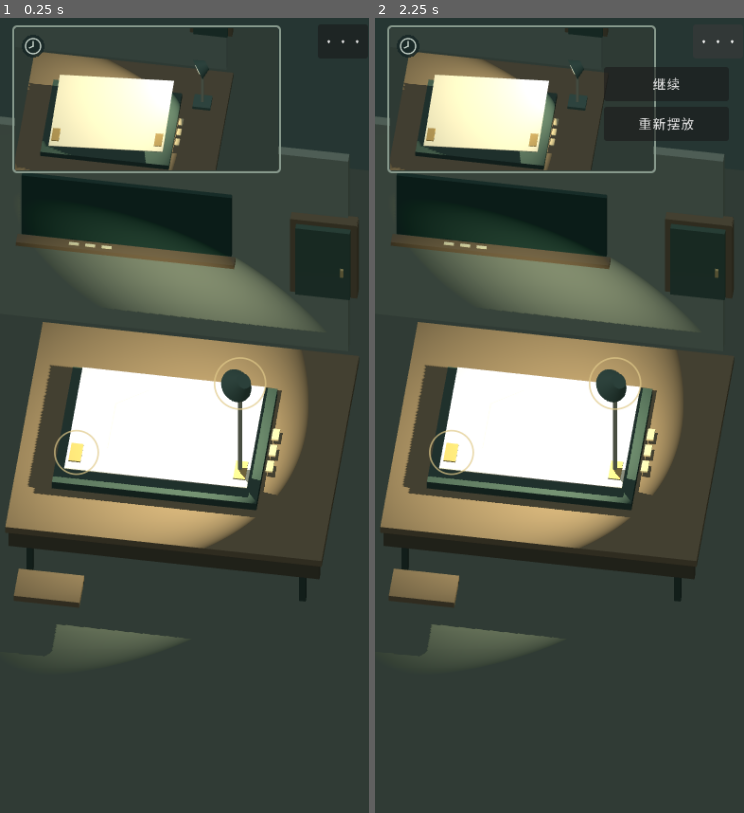
Above: before the commit, frames 1-2 (left to right).
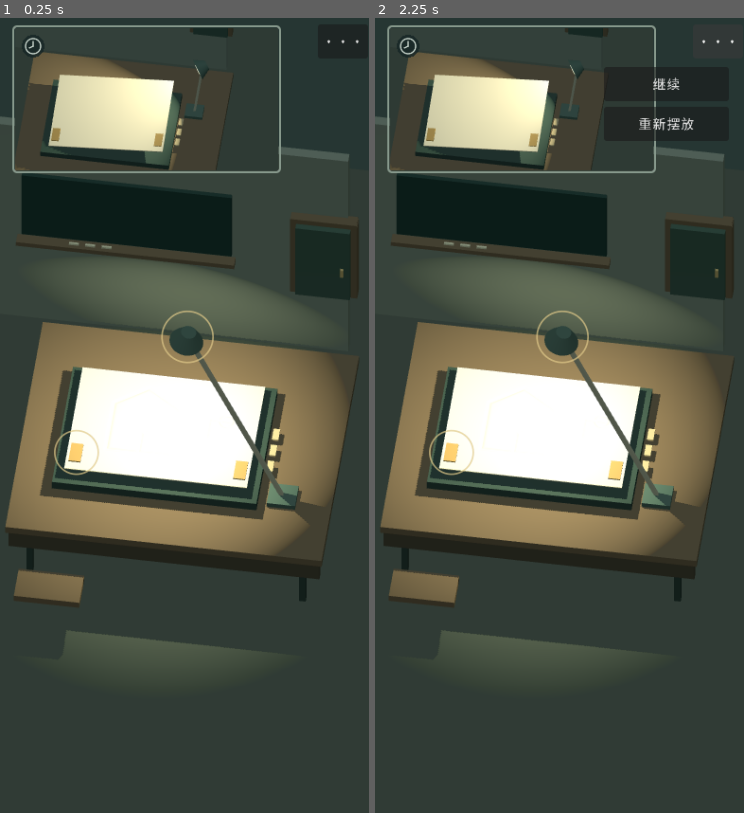
Above: after the commit, the same moments.

Repository: zhu607705-coder/7-55
Game: Godot game, scene res://scenes/raking_light.tscn
The game is run twice, just before and just after one commit, with the same random seed, the same clock (stepped at 60 frames per second) and the same inputs.
Inputs:
- Up to frame 1 (0.25 s): no input
- Up to frame 2 (2.25 s): click "···" at 0.5 s; click "重新摆放" at 1.25 s; click "···" at 2 s

The runs differ from the first frame. In frame 1, 15% of the frame differs, in the area x 4-94%, y 5-81%; in frame 2, 15%.

Commit message:
Require visible grooves for observation and validate unclipped normal versus grazing light

Diff:
--- a/godot_native/samples/raking_light/scripts/raking_model.gd
+++ b/godot_native/samples/raking_light/scripts/raking_model.gd
@@ -3,7 +3,7 @@
 const HOLD_SECONDS := 1.4
 var paper_tilt := Vector2.ZERO
 var lamp_azimuth := 28.0
-var lamp_elevation := 55.0
+var lamp_elevation := 80.0
 var owners: Dictionary = {}
 var stable_time := 0.0
 var quiet_time := 0.0
@@ -28,7 +28,7 @@
 			if delta.length()>0.25: paper_moved=true; quiet_time=0; stable_time=0
 		"lamp":
 			lamp_azimuth=clampf(lamp_azimuth+delta.x*0.40,-145,145)
-			lamp_elevation=clampf(lamp_elevation-delta.y*0.30,8,65)
+			lamp_elevation=clampf(lamp_elevation-delta.y*0.50,8,82)
 			if delta.length()>0.25: lamp_moved=true; quiet_time=0; stable_time=0
 
 func release(id: int) -> void:
@@ -50,7 +50,7 @@
 
 func reset() -> void:
 	cancel_all()
-	paper_tilt=Vector2.ZERO; lamp_azimuth=28; lamp_elevation=55
+	paper_tilt=Vector2.ZERO; lamp_azimuth=28; lamp_elevation=80
 	completed=false; completion_count=0; suspended=false
 	paper_moved=false; lamp_moved=false
 
--- a/godot_native/samples/raking_light/scripts/raking_view.gd
+++ b/godot_native/samples/raking_light/scripts/raking_view.gd
@@ -83,9 +83,33 @@
 	# Recorded lighting is immutable. It is not a control for the current lamp.
 	recorded_world.update_scene(Vector2(9,-6),-28,18,0,false)
 	metrics=current_world.visibility_metrics()
+	# A lit groove hidden behind the historical window is not an observation.
+	# Keep physical illumination unchanged, but require enough of the actual
+	# projected groove samples to remain unobscured in the current view as well.
+	metrics["world_coverage"]=metrics.get("coverage",0.0)
+	metrics["screen_coverage"]=_visible_groove_ratio()
+	metrics["coverage"]=minf(metrics.world_coverage,metrics.screen_coverage)
 	model.update(delta,metrics)
 
 	queue_redraw()
+
+func _visible_groove_ratio() -> float:
+	if not current_image.is_visible_in_tree() or current_world.groove_probes.is_empty(): return 0.0
+	# Startup/minimized windows can briefly have no usable layout at all.
+	if current_rect.size.x<=0 or current_rect.size.y<=0 or size.x<=0 or size.y<=0: return 0.0
+	var visible_count:=0.0
+	for probe: Dictionary in current_world.groove_probes:
+		var p: Vector2=probe.p
+		var world_point: Vector3=current_world.paper_pivot.to_global(Vector3(p.x,World.groove_height(p),p.y))
+		var screen: Vector2=current_rect.position+current_world.screen_point(world_point)
+		if not current_rect.has_point(screen) or not Rect2(Vector2.ZERO,size).has_point(screen): continue
+		if history_image.is_visible_in_tree() and history_rect.size.x>0 and history_rect.size.y>0 and history_rect.grow(3).has_point(screen): continue
+		var blocked:=false
+		for button: Button in [menu_button,resume,retry,cancel]:
+			if button and button.is_visible_in_tree() and button.get_global_rect().has_point(screen):
+				blocked=true; break
+		if not blocked: visible_count+=1.0
+	return visible_count/current_world.groove_probes.size()
 
 func paper_polygon() -> PackedVector2Array:
 	var points := PackedVector2Array()
--- a/godot_native/samples/raking_light/scripts/raking_world.gd
+++ b/godot_native/samples/raking_light/scripts/raking_world.gd
@@ -63,7 +63,7 @@
 	shade.mesh=cone; shade.material_override=lamp_material; shade.rotation.x=PI*0.5; lamp_head.add_child(shade)
 	var bulb := material(Color("fff2c2")); bulb.emission_enabled=true; bulb.emission=Color("ffe4a2")*1.2
 	box("VisibleBulb",Vector3(0,0,-0.155),Vector3(0.28,0.14,0.03),bulb,lamp_head)
-	lamp=SpotLight3D.new(); lamp.name="ActualRakingLamp"; lamp.light_color=Color("ffe8b7"); lamp.light_energy=3.0
+	lamp=SpotLight3D.new(); lamp.name="ActualRakingLamp"; lamp.light_color=Color("ffe8b7"); lamp.light_energy=1.4
 	lamp.spot_range=7.0; lamp.spot_angle=51.0; lamp.spot_attenuation=0.35; lamp.spot_angle_attenuation=0.4
 	lamp.shadow_enabled=true; lamp.shadow_bias=0.1; lamp.shadow_normal_bias=1.0
 	lamp.position=Vector3(0,0,-0.22); lamp_head.add_child(lamp)
@@ -138,9 +138,10 @@
 	paper_pivot.position.y=maxf(PAPER_CENTER.y,0.33-lowest)
 	var lamp_point := paper_pivot.position+Vector3(cos(az)*cos(el),sin(el),sin(az)*cos(el))*2.95
 	lamp_head.position=lamp_point; lamp_head.look_at(paper_pivot.position)
-	lamp_base.position=Vector3(lamp_point.x,0.07,lamp_point.z)
+	lamp_base.position=Vector3(PAPER_CENTER.x+cos(az)*2.60,0.07,PAPER_CENTER.z+sin(az)*2.0)
 	lamp_arm.position=(lamp_point+lamp_base.position)*0.5
-	lamp_arm.scale.y=lamp_point.y-lamp_base.position.y
+	lamp_arm.basis=Basis(Quaternion(Vector3.UP,(lamp_point-lamp_base.position).normalized()))
+	lamp_arm.scale.y=lamp_point.distance_to(lamp_base.position)
 	for i: int in range(pins.size()): pins[i].position.y=0.16+0.18*clampf(progress*3.0-i,0,1)
 	door_hinge.rotation.y=move_toward(door_hinge.rotation.y,deg_to_rad(-82.0) if complete else 0.0,maxf(delta,0)*1.4)
 
--- a/godot_native/samples/raking_light/tests/capture_raking_light.gd
+++ b/godot_native/samples/raking_light/tests/capture_raking_light.gd
@@ -25,7 +25,7 @@
 			shade=view.lamp_hit_point(); touch(1,shade,true)
 		if frame==111:
 			check(view.model.owners.get(0)=="paper" and view.model.owners.get(1)=="lamp","two physical objects retain separate touch owners")
-		if frame>110 and frame<=230: drag(1,shade+Vector2(-140,123)*float(frame-110)/120.0)
+		if frame>110 and frame<=230: drag(1,shade+Vector2(-140,124)*float(frame-110)/120.0)
 		if frame==235: touch(0,last[0],false); touch(1,last[1],false)
 		if frame==300:
 			print("RAKING_POSE ",view.model.paper_tilt," ",view.model.lamp_azimuth," ",view.model.lamp_elevation," metrics=",view.metrics)
--- a/godot_native/samples/raking_light/tests/test_raking_input.gd
+++ b/godot_native/samples/raking_light/tests/test_raking_input.gd
@@ -38,8 +38,8 @@
 	check(not view.model.owners.has(2) and view.model.owners.get(0)=="paper","Second paper finger cannot steal the first owner's object")
 	var end_paper: Vector2=paper+Vector2(-38,-56)
 	await drag(0,paper,end_paper)
-	check(view.model.paper_tilt.distance_to(Vector2(8.96,-6.08))<0.01 and is_equal_approx(view.model.lamp_elevation,55),"Paper gesture changes only its real tilt")
-	var end_lamp: Vector2=lamp+Vector2(-140,130)
+	check(view.model.paper_tilt.distance_to(Vector2(8.96,-6.08))<0.01 and is_equal_approx(view.model.lamp_elevation,80),"Paper gesture changes only its real tilt")
+	var end_lamp: Vector2=lamp+Vector2(-140,128)
 	await drag(1,lamp,end_lamp)
 	check(view.model.owners.size()==2 and is_equal_approx(view.model.lamp_azimuth,-28) and is_equal_approx(view.model.lamp_elevation,16.0),"Lamp gesture is reachable while the paper finger remains held")
 	view._process(0)
@@ -88,9 +88,28 @@
 	await reset(); paper=view.paper_hit_point(); lamp=view.lamp_hit_point()
 	await mouse(paper,true); await mouse_move(paper,paper+Vector2(-38,-56)); await mouse(paper+Vector2(-38,-56),false)
 	view._process(0); lamp=view.lamp_hit_point()
-	await mouse(lamp,true); await mouse_move(lamp,lamp+Vector2(-140,130)); await mouse(lamp+Vector2(-140,130),false)
+	await mouse(lamp,true); await mouse_move(lamp,lamp+Vector2(-140,128)); await mouse(lamp+Vector2(-140,128),false)
 	for i: int in range(60): view._process(1.0/30.0)
 	check(view.model.completed and view.model.completion_count==1,"Sequential mouse dragging preserves both adjustments and can complete without two mice")
+	# Repeat real adjustment, then hide the clue using an ordinary history drag.
+	await reset(); paper=view.paper_hit_point(); lamp=view.lamp_hit_point()
+	await touch(0,paper,true); await drag(0,paper,paper+Vector2(-38,-56)); await touch(0,paper+Vector2(-38,-56),false)
+	view._process(0); lamp=view.lamp_hit_point()
+	await touch(1,lamp,true); await drag(1,lamp,lamp+Vector2(-140,128)); await touch(1,lamp+Vector2(-140,128),false)
+	view._process(0)
+	var history_home: Vector2=view.history_rect.get_center()
+	var clue_center: Vector2=view.current_rect.position+view.current_world.screen_point(view.current_world.paper_pivot.global_position)
+	before=arrangement()
+	await touch(2,history_home,true); await drag(2,history_home,clue_center); await touch(2,clue_center,false)
+	for i: int in range(75): view._process(1.0/30.0)
+	check(view.metrics.world_coverage>=0.72 and view.metrics.screen_coverage==0 and view.metrics.coverage==0,"History overlay hides every groove sample without changing the real lamp coverage")
+	check(not view.model.completed and view.model.stable_time==0 and arrangement()==before,"A fully obscured clue cannot finish stable observation or alter its physical arrangement")
+	var covered_center: Vector2=view.history_rect.get_center()
+	await touch(2,covered_center,true); await drag(2,covered_center,history_home); await touch(2,history_home,false)
+	for i: int in range(24): view._process(1.0/30.0)
+	check(not view.model.completed and view.metrics.screen_coverage>=0.72,"Moving history away restores visibility but does not reuse hidden observation time")
+	for i: int in range(36): view._process(1.0/30.0)
+	check(view.model.completed and view.model.completion_count==1,"Uncovering the real clue allows a new stable observation to complete")
 	await reset(); paper=view.paper_hit_point(); lamp=view.lamp_hit_point()
 	await touch(0,paper,true); await touch(1,lamp,true)
 	await drag(0,paper,Vector2(-15,paper.y))
--- a/godot_native/samples/raking_light/tests/test_raking_model.gd
+++ b/godot_native/samples/raking_light/tests/test_raking_model.gd
@@ -96,7 +96,7 @@
 	model.drag(0,Vector2(100000,-100000)); model.release(0)
 	check(absf(model.paper_tilt.x)<=18 and absf(model.paper_tilt.y)<=18,"Paper tilt remains in safe physical limits")
 	model.start(1,"lamp"); model.drag(1,Vector2(-100000,100000)); model.release(1)
-	check(model.lamp_azimuth>=-145 and model.lamp_azimuth<=145 and model.lamp_elevation>=8 and model.lamp_elevation<=65,"Lamp motion remains in reachable physical limits")
+	check(model.lamp_azimuth>=-145 and model.lamp_azimuth<=145 and model.lamp_elevation>=8 and model.lamp_elevation<=82,"Lamp motion remains in reachable physical limits")
 	model.reset(); prepare(model); observe(model,0.6)
 	var timer: float=model.stable_time
 	for dt: float in [-1.0,0.0,NAN,INF]: model.update(dt,GOOD)
--- a/godot_native/samples/raking_light/tests/test_raking_render.gd
+++ b/godot_native/samples/raking_light/tests/test_raking_render.gd
@@ -14,8 +14,22 @@
 func rendered_frame() -> void:
 	await process_frame; await process_frame; await RenderingServer.frame_post_draw
 func luminance(color: Color) -> float: return color.r*0.2126+color.g*0.7152+color.b*0.0722
+func sample_color(image: Image,point: Vector2) -> Color:
+	return image.get_pixel(clampi(int(round(point.x)),0,image.get_width()-1),clampi(int(round(point.y)),0,image.get_height()-1))
 func sample(image: Image,point: Vector2) -> float:
-	return luminance(image.get_pixel(clampi(int(round(point.x)),0,image.get_width()-1),clampi(int(round(point.y)),0,image.get_height()-1)))
+	return luminance(sample_color(image,point))
+func paper_exposure(image: Image) -> Dictionary:
+	var count:=0.0; var clipped:=0.0; var white:=0.0; var mean:=0.0
+	# Interior paper samples exclude the brass handles and the card's silhouette.
+	for ix: int in range(21):
+		for iz: int in range(13):
+			var p:=Vector2(-1.30+ix*0.13,-0.90+iz*0.15)
+			var point: Vector3=view.current_world.paper_pivot.to_global(Vector3(p.x,view.current_world.groove_height(p),p.y))
+			var color:=sample_color(image,view.current_world.screen_point(point))
+			count+=1; mean+=luminance(color)
+			if minf(color.r,minf(color.g,color.b))>=0.985: white+=1
+			if maxf(color.r,maxf(color.g,color.b))>=0.995: clipped+=1
+	return {"mean":mean/count,"white_fraction":white/count,"clipped_fraction":clipped/count}
 func groove_contrast(image: Image) -> float:
 	var result:=0.0
 	for probe: Dictionary in view.current_world.groove_probes:
@@ -37,9 +51,19 @@
 		push_error("Actual graphical renderer required for raking pixel checks"); quit(2); return
 	root.size=Vector2i(390,844)
 	view=SCENE.instantiate(); root.add_child(view); await rendered_frame(); view.set_process(false)
-	view.model.paper_tilt=Vector2(8.96,-6.08); view.model.lamp_azimuth=-28; view.model.lamp_elevation=16
+	view.model.reset(); view._process(0); await rendered_frame()
+	var entry: Image=view.current_viewport.get_texture().get_image()
+	var entry_exposure:=paper_exposure(entry)
+	# Keep the paper pose and lamp azimuth identical in this angle comparison.
+	view.model.paper_tilt=Vector2(8.96,-6.08); view.model.lamp_azimuth=-28; view.model.lamp_elevation=80
+	view._process(0); await rendered_frame()
+	var frontal: Image=view.current_viewport.get_texture().get_image()
+	var frontal_exposure:=paper_exposure(frontal)
+	var frontal_contrast:=groove_contrast(frontal)
+	view.model.lamp_elevation=16
 	view._process(0); await rendered_frame()
 	var on: Image=view.current_viewport.get_texture().get_image()
+	var on_exposure:=paper_exposure(on)
 	var history_on: Image=view.history_viewport.get_texture().get_image()
 	var full_on: Image=root.get_texture().get_image()
 	view.current_world.lamp.light_energy=0
@@ -49,13 +73,18 @@
 	var on_contrast:=groove_contrast(on); var off_contrast:=groove_contrast(off)
 	check(image_difference(on,off)>0.01,"Actual current-world pixels respond to the physical lamp")
 	check(on_contrast>off_contrast+0.02,"Actual groove-side contrast is stronger under the raking lamp than with it off")
+	check(on_contrast>frontal_contrast+0.02 and on_contrast>frontal_contrast*1.4,"At an identical paper pose, raking light reveals more groove contrast than the near-normal lamp")
+	check(entry_exposure.white_fraction<=0.02 and entry_exposure.clipped_fraction<=0.10,"Entry paper is not made unreadable by white or channel clipping")
+	check(frontal_exposure.white_fraction<=0.02 and frontal_exposure.clipped_fraction<=0.10 and on_exposure.white_fraction<=0.02 and on_exposure.clipped_fraction<=0.10,"The normal/raking comparison remains within the paper's unsaturated tonal range")
 	check(history_on.get_data()==history_off.get_data(),"Changing current lamp illumination does not change historical pixels")
 	check(on.get_width()==390 and on.get_height()>250,"Actual portrait render has expected nonzero dimensions")
 	var directory:=OS.get_environment("RAKING_RENDER_ARTIFACT_DIR")
 	if not directory.is_empty():
 		DirAccess.make_dir_recursive_absolute(directory)
+		entry.save_png(directory.path_join("raking-entry-exposure.png"))
+		frontal.save_png(directory.path_join("raking-normal-light.png"))
 		on.save_png(directory.path_join("raking-lamp-on.png"))
 		off.save_png(directory.path_join("raking-lamp-off.png"))
 		full_on.save_png(directory.path_join("raking-physical-light-frame.png"))
-	print("RAKING_RENDER checks=",checks," failures=",failures," on_contrast=",on_contrast," off_contrast=",off_contrast," image_delta=",image_difference(on,off)," adapter=",RenderingServer.get_video_adapter_name())
+	print("RAKING_RENDER checks=",checks," failures=",failures," on_contrast=",on_contrast," off_contrast=",off_contrast," frontal_contrast=",frontal_contrast," entry_exposure=",entry_exposure," frontal_exposure=",frontal_exposure," raking_exposure=",on_exposure," image_delta=",image_difference(on,off)," adapter=",RenderingServer.get_video_adapter_name())
 	view.queue_free(); await process_frame; quit(1 if failures else 0)
Not shown, changed: .github/workflows/raking-light-demo.yml
Not shown, changed: godot_native/samples/raking_light/progress.md
